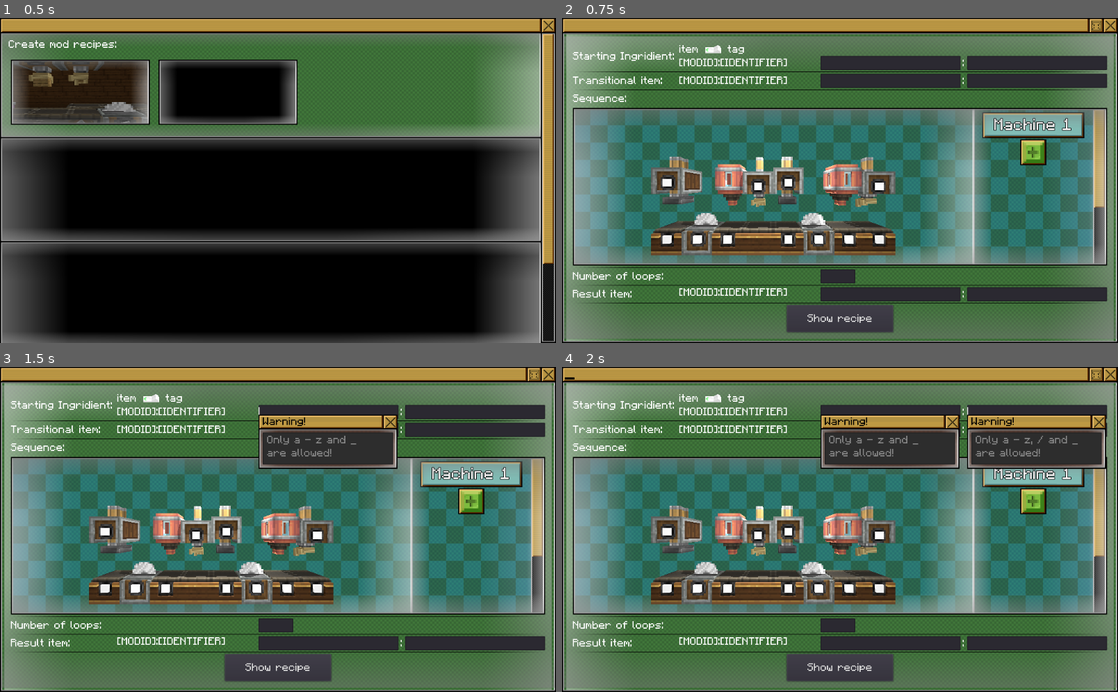
Above: before the commit, frames 1-4 (two rows, left to right).
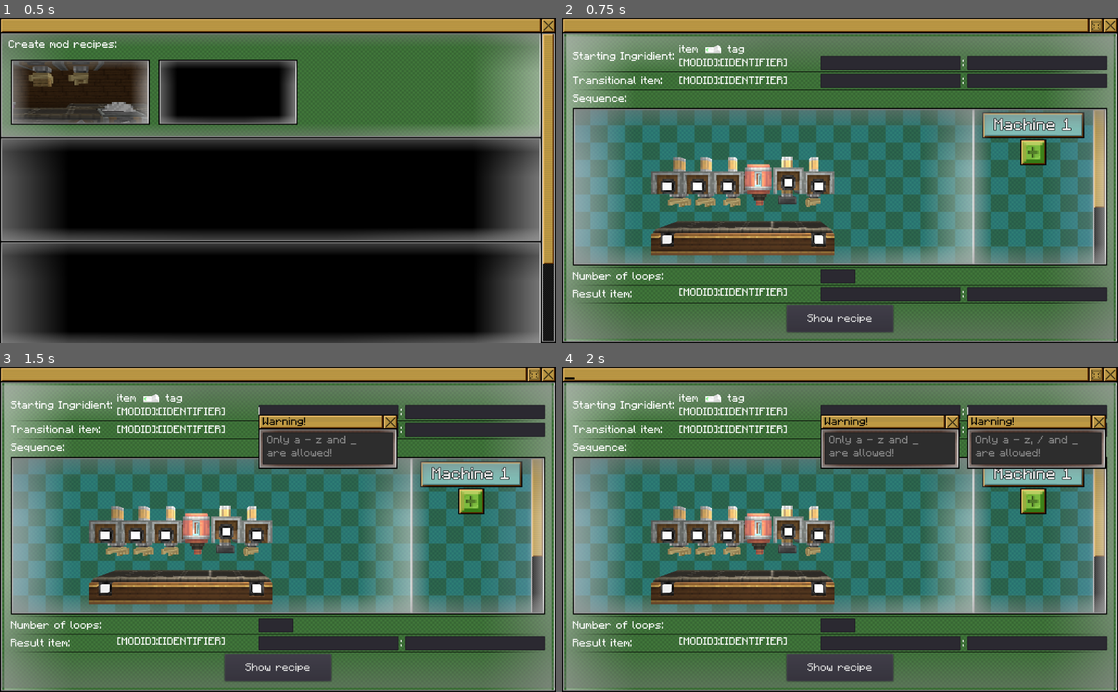
Above: after the commit, the same moments.

Repository: GibberishDev/SARM
Game: Godot game, scene res://src/MainWindow.tscn
The game is run twice, just before and just after one commit, with the same random seed, the same clock (stepped at 60 frames per second) and the same inputs.
Inputs (mouse positions are in pixels of both pictures, inside the frame that each line leads up to):
- Up to frame 1 (0.5 s): no input
- Up to frame 2 (0.75 s): click (639, 92) at 0.5 s
- Up to frame 3 (1.5 s): click (328, 412) at 1.27 s; type "12" at 1.35 s
- Up to frame 4 (2 s): click (1034, 412) at 1.5 s; type "12" at 1.58 s; click (890, 428) at 1.73 s; type "12" at 1.82 s

Frame 1 is identical in both runs. In frame 2, 6.5% of the frame differs, in the area x 16-60%, y 42-74%; in frame 3, 6.5%; in frame 4, 6.5%.

Commit message:
first day patch Ill say

Diff:
--- a/SARM/src/create/SequencedAssembly/elements/SequencePreview.gd
+++ b/SARM/src/create/SequencedAssembly/elements/SequencePreview.gd
@@ -27,7 +27,7 @@
 			\"results\":[{TIR}],
 		}"""
 
-var SequenceTypes = [0, 1, 2, 3, 0, 1, 2, 3] #0 - press recipe, 1 - saw recipe, 2 - spout recipe, 3 - deployer recipe
+var SequenceTypes = [3, 3, 3, 2, 0, 3] #0 - press recipe, 1 - saw recipe, 2 - spout recipe, 3 - deployer recipe
 
 func _ready():
 	updateSequenceSprites()
--- a/SARM/src/create/SequencedAssembly/mainWindowCreateSAScripts/seqAssemblyGenText.gd
+++ b/SARM/src/create/SequencedAssembly/mainWindowCreateSAScripts/seqAssemblyGenText.gd
@@ -17,16 +17,16 @@
 var startText = ""
 const createSAStartingText = """{
 	\"credit\": \"Made using SARM tool by GibberishDev\",
-	\"type\": \"create:sequenced_assembly\","""
+	\"type\": \"create:sequenced_assembly\",\n"""
 var seqOne = "		{Sequence One}"
 var seqTwo = "		{Sequence Two}"
 var seqThree = "		{Etc.}"
-var seqFour = ""
-var seqFive = ""
-var seqSix = ""
-var seqSeven = ""
-var seqEight = ""
-var seqText = ""
+var seqFour = "		"
+var seqFive = "		"
+var seqSix = "		"
+var seqSeven = "		"
+var seqEight = "		"
+var seqText = "		"
 var endingRecipeText = ""
 
 var startingItemTagMode = "item"
